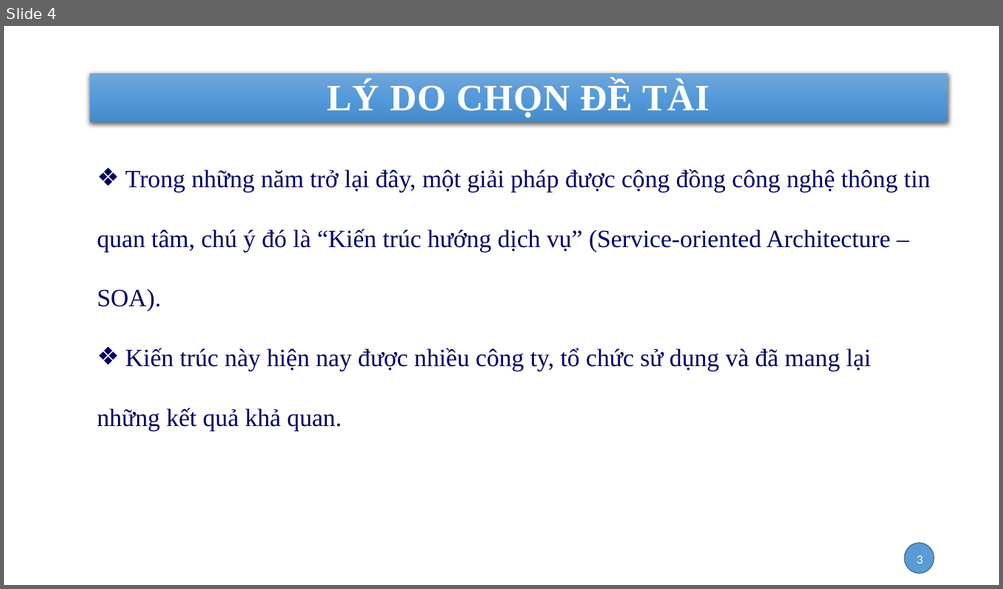
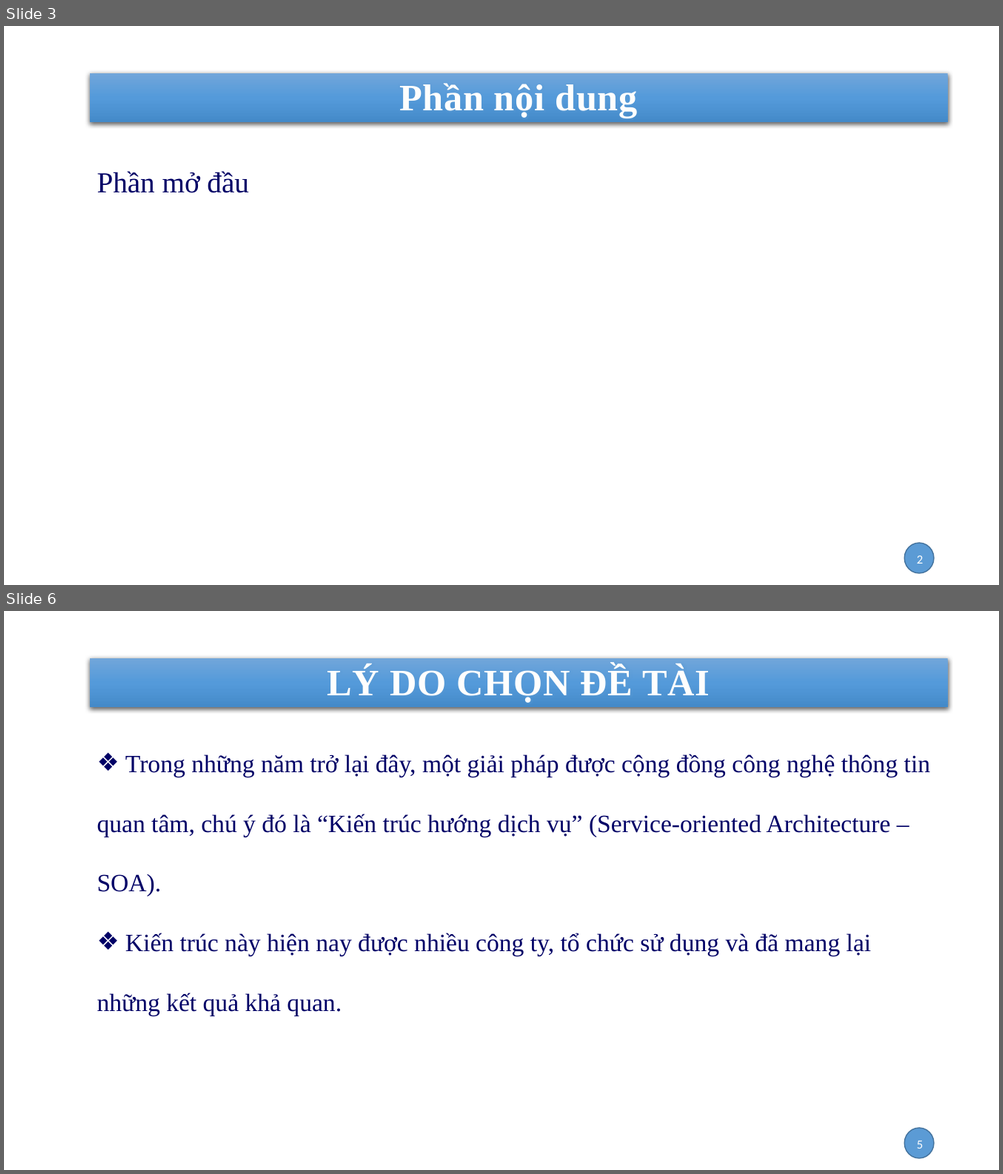
Before and after one commit to nhanhnt/LUANVAN, a slide deck: WORD/luanvan_nhanhnt.pptx. Shown one above the other, each under a label of ours: slide 4 before the commit, slides 3 and 6 after it; the slides between them are not shown. The pictures are 1003x589 and 1003x1174 pixels, drawn with LibreOffice and Linux fonts; fonts in the diff are those of the drawing; background and template pictures are left out. Boxes give left, top, right and bottom in pixels: in the first picture for what was removed or moved away, otherwise in the second. Text is boxed around its words. In the diff, an @@ line names an element or a change of style, - is before the commit and + after.

```diff
--- a/WORD/luanvan_nhanhnt.pptx
+++ b/WORD/luanvan_nhanhnt.pptx
@@ slide 3 added at box(4, 26, 999, 585), background picture (left out) @@
@@ rectangle added at box(90, 73, 948, 122), fill gradient #71A6DB to #559BDB to #448ACA, 36 pt, text #FEFEFE, bold @@
+Phần nội dung
@@ text added at box(97, 171, 249, 193), 28 pt, text #000066 @@
+Phần mở đầu
@@ ellipse added at box(905, 543, 933, 574), fill #5B9BD5, outline #43739E 1 pt @@
@@ page number added at box(916, 556, 922, 564), 12 pt, text #FFFFFF @@
+2
@@ what was slide 4 is now slide 6 @@
@@ page number at box(916, 1141, 922, 1149): text changed @@
-3
+5
```
Also in this commit, not shown: 2 slides changed, 2 other slides added, 1 slide removed.
